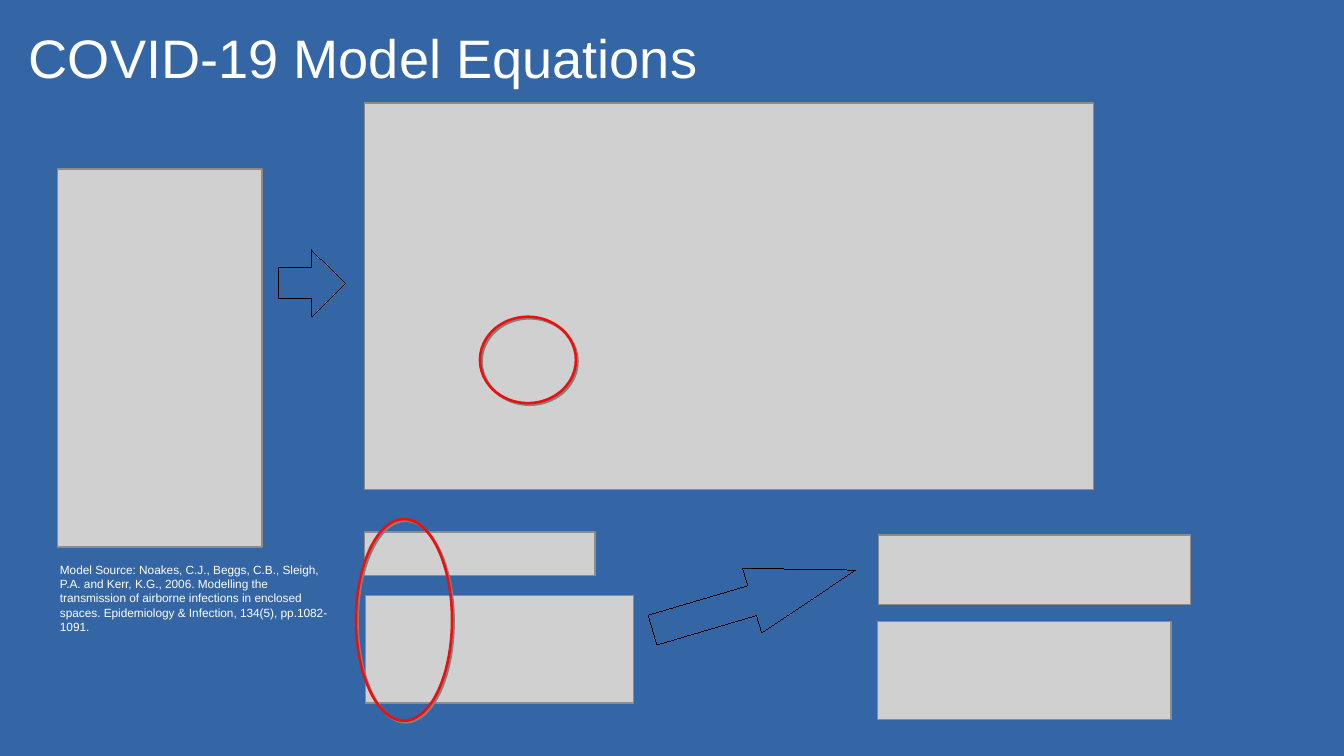
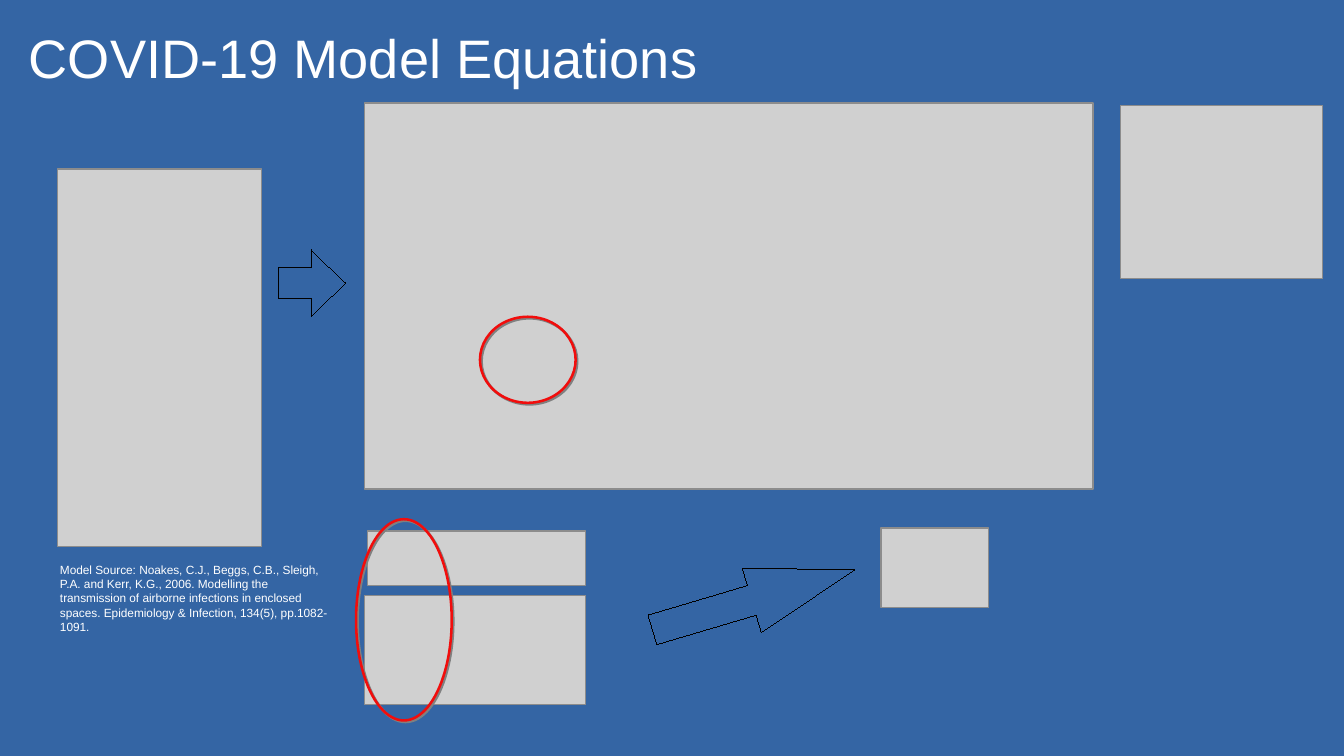
Before and after one commit to kathuman/Vensim-Experiments, a slide deck: slide 5 of 20-12-Ventilation_vs_Infectivity/Model-Reproduction-Noakes/210304_SD-Presentation.odp. Drawn at 1344x756 pixels with LibreOffice and Linux fonts; fonts in the diff are those of the drawing; grey boxes stand for pictures; background and template pictures are left out. Boxes give left, top, right and bottom in pixels: in the first picture for what was removed or moved away, otherwise in the second. Text is boxed around its words. In the diff, an @@ line names an element or a change of style, - is before the commit and + after.

Commit message:
Gammatoni model reporduction

```diff
--- a/20-12-Ventilation_vs_Infectivity/Model-Reproduction-Noakes/210304_SD-Presentation.odp
+++ b/20-12-Ventilation_vs_Infectivity/Model-Reproduction-Noakes/210304_SD-Presentation.odp
@@ picture resized from (x1=878, y1=622, x2=1172, y2=721) to (x1=1121, y1=106, x2=1323, y2=279) @@
@@ ellipse at (x1=356, y1=520, x2=451, y2=721): shadow changed @@
@@ picture resized from (x1=365, y1=532, x2=595, y2=576) to (x1=368, y1=532, x2=587, y2=587) @@
@@ picture resized from (x1=879, y1=535, x2=1192, y2=605) to (x1=882, y1=528, x2=989, y2=607) @@
@@ picture resized from (x1=366, y1=595, x2=634, y2=704) to (x1=365, y1=595, x2=585, y2=705) @@
```
Also in this commit, not shown: 4 other slides changed, 5 slides added, 3 slides removed, 14 other files.
